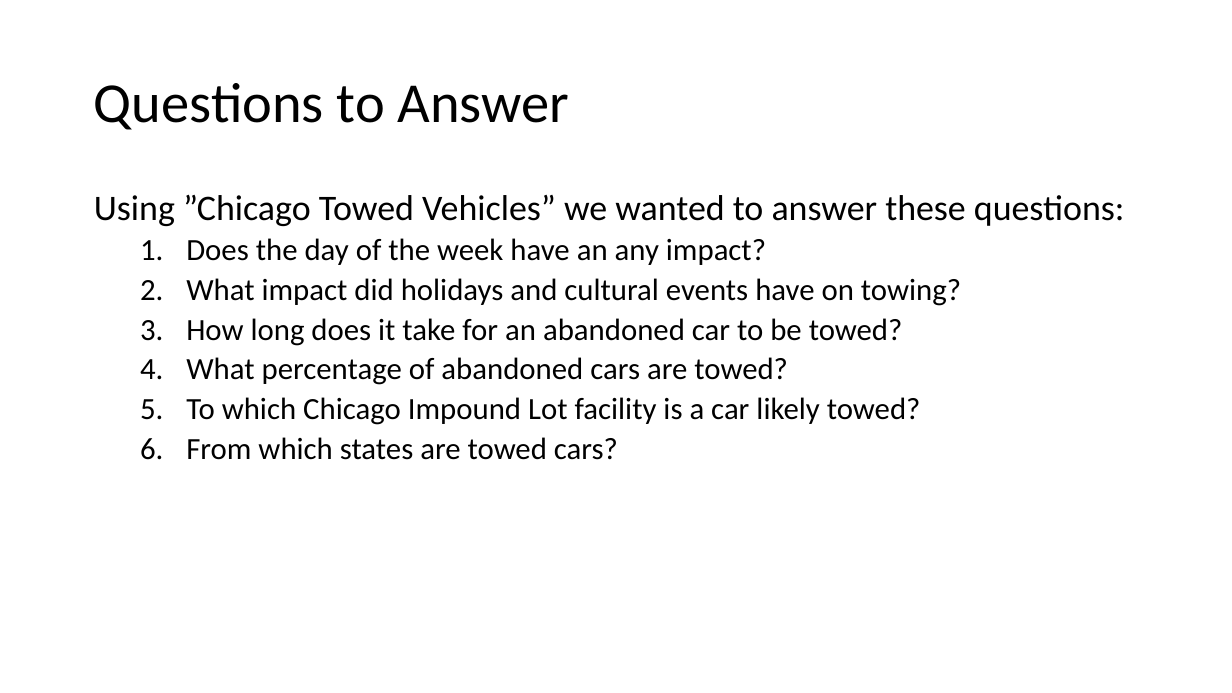
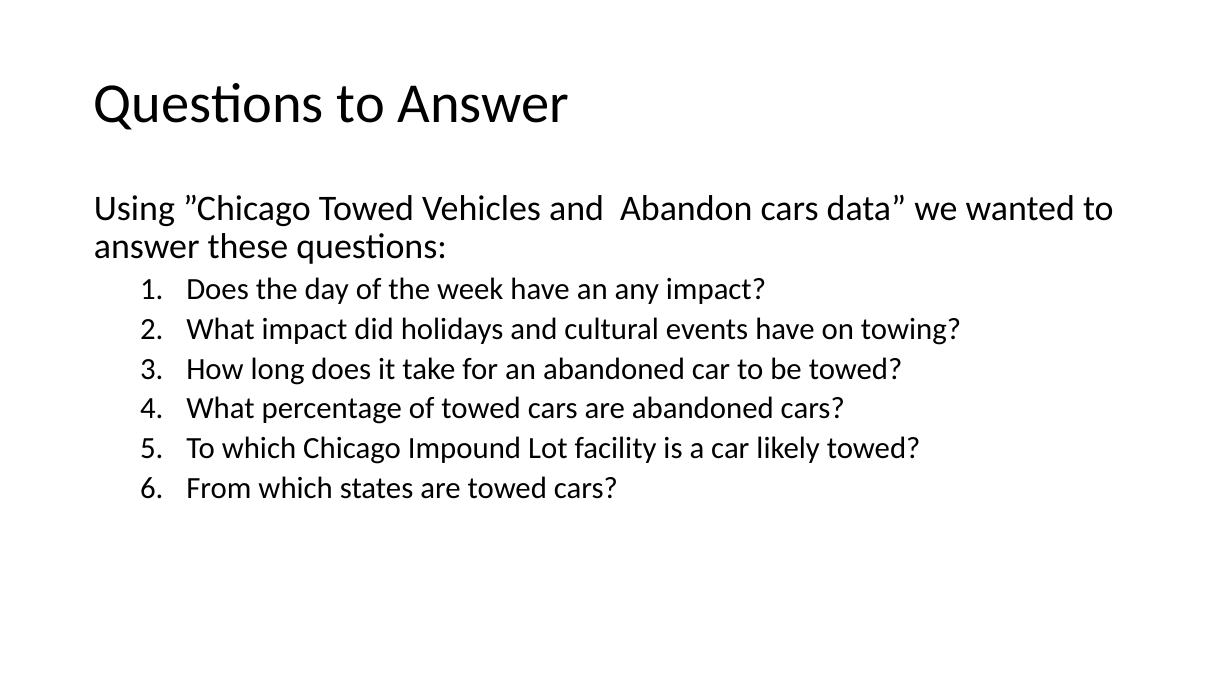
Before and after one commit to yegeyang/Project_1, a slide deck: slide 2 of Project1.pptx. Drawn at 1232x693 pixels with LibreOffice and Linux fonts; fonts in the diff are those of the drawing. Boxes give left, top, right and bottom in pixels: in the first picture for what was removed or moved away, otherwise in the second. Text is boxed around its words. In the diff, an @@ line names an element or a change of style, - is before the commit and + after.

```diff
--- a/Project1.pptx
+++ b/Project1.pptx
@@ text at (x1=94, y1=194, x2=1114, y2=264): text changed @@
-Using ”Chicago Towed Vehicles” we wanted to answer these questions:
+Using ”Chicago Towed Vehicles and Abandon cars data” we wanted to answer these questions:
@@ text at (x1=186, y1=396, x2=845, y2=424): text changed @@
-  4. What percentage of abandoned cars are towed?
+  4. What percentage of towed cars are abandoned cars?
```
Also in this commit, not shown: 3 slides added, 2 slides removed, 1 other file.
